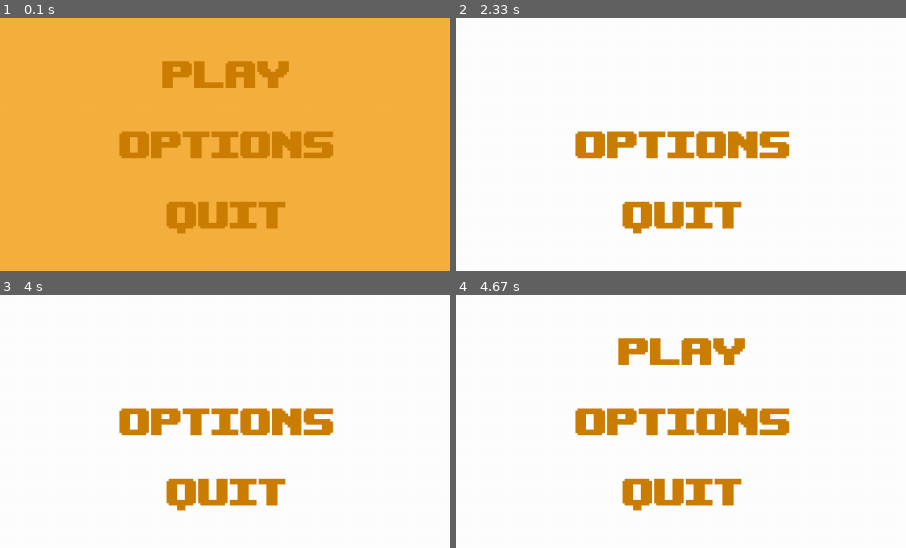
Above: before the commit, frames 1-4 (two rows, left to right).
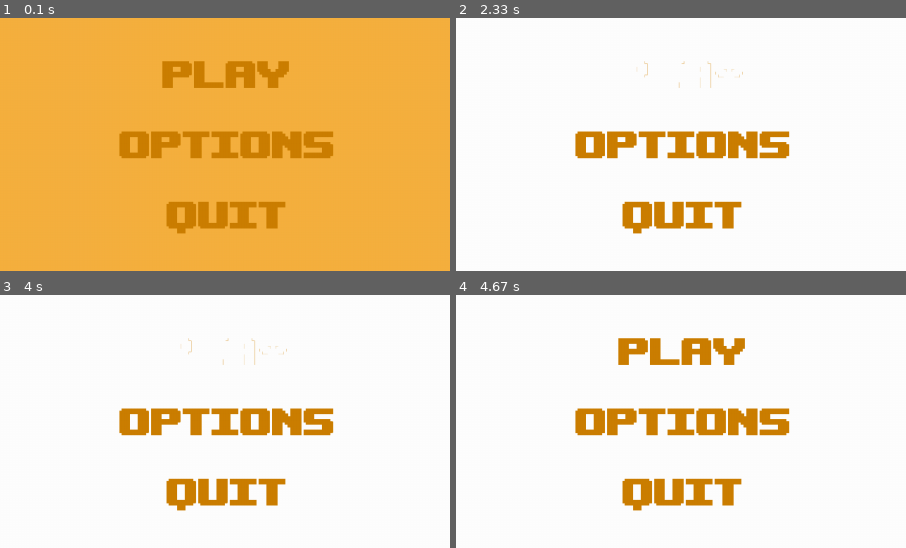
Above: after the commit, the same moments.

Repository: vi1i4m/pygame_projekt
Game: pygame game, started from main.py
Two runs of this game, one before a commit and one after it. Both use one fixed random seed, a clock stepped at 60 frames per second and the inputs below.
Inputs (mouse positions are % of the whole screen's width and height, from its top left):
- Up to frame 1 (0.1 s): no input
- Up to frame 2 (2.33 s): click (50, 50) at 0.38 s; click (50, 57) at 0.72 s; click "PLAY" at 2.05 s
- Up to frame 3 (4 s): click (45, 76) at 2.38 s; click (47, 33) at 2.72 s; click (36, 29) at 3.05 s; click "PLAY" at 3.88 s
- Up to frame 4 (4.67 s): click (71, 32) at 4.22 s
The pictures show only the part of the screen within x 25-75%, y 23-73%; the shares and areas given below are measured in that part.

The runs differ from the first frame. In frame 2, less than 0.1% of the frame differs, in the area x 32-74%, y 16-74%; in frame 3, 0.2%, in the area x 26-74%, y 16-84%; in frame 4, less than 0.1%.

Commit message:
mensie upravy tlacidiel (vymazanie transparent. pozadia)

Diff:
--- a/main.py
+++ b/main.py
@@ -76,9 +76,9 @@
             MENU_TEXT = get_font(100).render("BLACK BOY", True, "#000000")
             MENU_RECT = MENU_TEXT.get_rect(center=(640, 100))
 
-            PLAY_BUTTON = Button(image=pygame.image.load("assets/button.png"), pos=(640, 250), text_input="PLAY", font=get_font(75), base_color="#cc7f00", hovering_color="White")
-            OPTIONS_BUTTON = Button(image=pygame.image.load("assets/button.png"), pos=(640, 350), text_input="OPTIONS", font=get_font(75), base_color="#cc7f00",hovering_color="White")
-            QUIT_BUTTON = Button(image=pygame.image.load("assets/button.png"), pos=(640, 450), text_input="QUIT", font=get_font(75), base_color="#cc7f00", hovering_color="White")
+            PLAY_BUTTON = Button(image=None, pos=(640, 250), text_input="PLAY", font=get_font(75), base_color="#cc7f00", hovering_color="White")
+            OPTIONS_BUTTON = Button(image=None, pos=(640, 350), text_input="OPTIONS", font=get_font(75), base_color="#cc7f00",hovering_color="White")
+            QUIT_BUTTON = Button(image=None, pos=(640, 450), text_input="QUIT", font=get_font(75), base_color="#cc7f00", hovering_color="White")
 
             self.screen.blit(MENU_TEXT, MENU_RECT)
 
Binary file removed: assets/button.png
